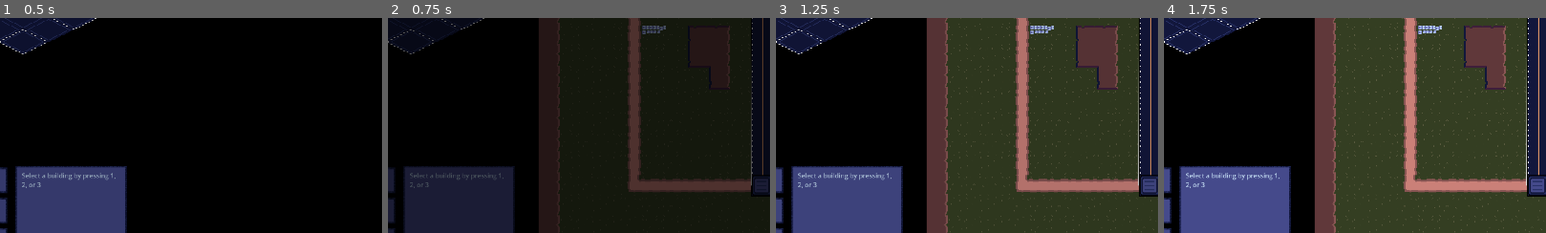
Above: before the commit, frames 1-4 (left to right).
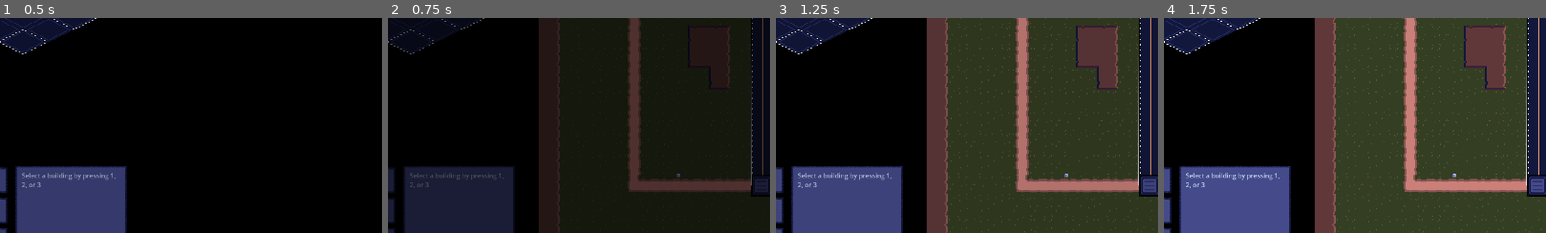
Above: after the commit, the same moments.

Repository: ClemiDouce/halloween-game-jam-2026
Game: Godot game, scene res://scenes/world.tscn
The game is run twice, just before and just after one commit, with the same random seed, the same clock (stepped at 60 frames per second) and the same inputs.
Inputs:
- Up to frame 1 (0.5 s): no input
- Up to frame 2 (0.75 s): click "Play" at 0.5 s
- Up to frame 3 (1.25 s): no input
- Up to frame 4 (1.75 s): tap Enter at 1.25 s; hold Up (ui_up) from 1.28 s (still down); tap D (destroy_building) at 1.35 s
The pictures show only the part of the screen within x 14-64%, y 43-93%; the shares and areas given below are measured in that part.

Frame 1 is identical in both runs. In frame 2, 0.2% of the frame differs, in the area x 66-77%, y 3-74%; in frame 3, 0.2%, in the area x 66-77%, y 3-75%; in frame 4, 0.2%.

Commit message:
add gatherer mecanic

Diff:
--- /dev/null
+++ b/assets/art/energy_gathering_texture.tres
@@ -0,0 +1,11 @@
+[gd_resource type="AnimatedTexture" format=3 uid="uid://bcqsj7gjkuc74"]
+
+[ext_resource type="Texture2D" uid="uid://dqdh2xl47prk4" path="res://assets/art/gather_attack.png" id="1_mrrmo"]
+[ext_resource type="Texture2D" uid="uid://jpvsya7nq1la" path="res://assets/art/gather_attack_reverse.png" id="2_cdaut"]
+
+[resource]
+frames = 2
+frame_0/texture = ExtResource("1_mrrmo")
+frame_0/duration = 0.1
+frame_1/texture = ExtResource("2_cdaut")
+frame_1/duration = 0.1
--- a/data/units/gatherer.tres
+++ b/data/units/gatherer.tres
@@ -21,7 +21,8 @@
 [resource]
 script = ExtResource("1_bi0t2")
 speed = 25.0
-trail_length = 15
+trail_length = 30
+cost = 100
 texture = Dictionary[int, Texture]({
 0: SubResource("AtlasTexture_3w17c"),
 1: SubResource("AtlasTexture_3t3li")
@@ -29,5 +30,7 @@
 input_keyboard = SubResource("InputEventKey_khgx2")
 button_icon = ExtResource("1_idl76")
 unit_name = "Gatherer"
+attack_range = 25.0
 body_type = 1
+damage_type = 2
 metadata/_custom_type_script = "uid://ctxaornc1ibjt"
--- a/project.godot
+++ b/project.godot
@@ -61,6 +61,7 @@
 
 2d_physics/layer_5="player_entity"
 2d_physics/layer_6="hostile_entity"
+2d_physics/layer_7="mineral"
 
 [rendering]
 
--- a/scenes/overworld.tscn
+++ b/scenes/overworld.tscn
@@ -5,7 +5,8 @@
 [ext_resource type="PackedScene" uid="uid://sowlhrxuy5vt" path="res://scenes/base_entity.tscn" id="5_dbwep"]
 [ext_resource type="Script" uid="uid://dlpfa2ms4acpk" path="res://scripts/data/base_data.gd" id="6_fuc0k"]
 [ext_resource type="Script" uid="uid://b53fi0c8w7xjc" path="res://scripts/path/unit_path.gd" id="8_pss1p"]
-[ext_resource type="PackedScene" uid="uid://beyvtnjiic24u" path="res://scenes/overworld/crystal_cluster.tscn" id="9_e184d"]
+[ext_resource type="Texture2D" uid="uid://y8ep32g2xixa" path="res://assets/art/tiles/overworld/crystal.png" id="9_nesqq"]
+[ext_resource type="PackedScene" uid="uid://ck7a5eya7khbg" path="res://scenes/entity_hitbox.tscn" id="10_lsky2"]
 [ext_resource type="Script" uid="uid://cgyk0r65c3y0b" path="res://scripts/ai_controller.gd" id="11_lsky2"]
 [ext_resource type="Script" uid="uid://d3nq8uvycb5nh" path="res://scripts/base_building/base_manager.gd" id="12_255p0"]
 [ext_resource type="Resource" uid="uid://ddwexcejudwcx" path="res://data/waves/level_1.tres" id="14_fuc0k"]
@@ -111,6 +112,13 @@
 script = ExtResource("12_255p0")
 metadata/_custom_type_script = "uid://d3nq8uvycb5nh"
 
-[node name="CrystalCluster" parent="." unique_id=2093158083 instance=ExtResource("9_e184d")]
-position = Vector2(158, 291)
-count = 12
+[node name="Crystals" type="Node2D" parent="." unique_id=1097973060]
+
+[node name="Sprite2D" type="Sprite2D" parent="Crystals" unique_id=1854512514]
+position = Vector2(210.12411, 511.76645)
+texture = ExtResource("9_nesqq")
+
+[node name="EntityHitbox" parent="Crystals/Sprite2D" unique_id=957708440 node_paths=PackedStringArray("sprite") instance=ExtResource("10_lsky2")]
+position = Vector2(0.7750244, 0.7750244)
+collision_layer = 64
+sprite = NodePath("..")
--- a/scenes/unit_entity.tscn
+++ b/scenes/unit_entity.tscn
@@ -1,13 +1,19 @@
 [gd_scene format=3 uid="uid://bybp5w4ae511b"]
 
 [ext_resource type="Script" uid="uid://dnq0x8ta4eayy" path="res://scripts/units/unit_entity.gd" id="1_oir76"]
-[ext_resource type="Texture2D" uid="uid://bi6uc33hfi1mt" path="res://assets/art/units/plane.png" id="2_gnti6"]
+[ext_resource type="Texture2D" uid="uid://cldp6dsof66rj" path="res://assets/art/units/gatherer.png" id="2_7opfq"]
 [ext_resource type="PackedScene" uid="uid://ck7a5eya7khbg" path="res://scenes/entity_hitbox.tscn" id="3_0uryg"]
 [ext_resource type="Script" uid="uid://th76u6xf6i43" path="res://scripts/component/trail2d.gd" id="3_m0sb2"]
 [ext_resource type="Script" uid="uid://crsfuur24ulp1" path="res://scripts/component/squish_component.gd" id="6_5q6hg"]
 [ext_resource type="Script" uid="uid://dj2pkpuo0ajdu" path="res://scripts/component/flash_component.gd" id="6_mcm0o"]
 [ext_resource type="Script" uid="uid://dlo6w10dedy5" path="res://scripts/bullet_animation.gd" id="7_5q6hg"]
 [ext_resource type="Texture2D" uid="uid://b8dgiga47nslb" path="res://assets/art/bullets/bullet_0003.png" id="7_gnti6"]
+[ext_resource type="Texture2D" uid="uid://y8ep32g2xixa" path="res://assets/art/tiles/overworld/crystal.png" id="9_cbjl1"]
+[ext_resource type="Texture2D" uid="uid://bcqsj7gjkuc74" path="res://assets/art/energy_gathering_texture.tres" id="10_cbjl1"]
+
+[sub_resource type="AtlasTexture" id="AtlasTexture_cbjl1"]
+atlas = ExtResource("2_7opfq")
+region = Rect2(16, 0, 16, 16)
 
 [sub_resource type="CircleShape2D" id="CircleShape2D_n45qs"]
 resource_local_to_scene = true
@@ -90,7 +96,37 @@
 
 [node name="Sprite2D" type="Sprite2D" parent="Root" unique_id=1701573652]
 unique_name_in_owner = true
-texture = ExtResource("2_gnti6")
+texture = SubResource("AtlasTexture_cbjl1")
+
+[node name="GathererVisual" type="Node2D" parent="Root" unique_id=318639927]
+
+[node name="MineralSprite" type="Sprite2D" parent="Root/GathererVisual" unique_id=1047948284]
+unique_name_in_owner = true
+visible = false
+position = Vector2(4, 0)
+texture = ExtResource("9_cbjl1")
+
+[node name="Bolts" type="Node2D" parent="Root/GathererVisual" unique_id=250680581]
+unique_name_in_owner = true
+visible = false
+
+[node name="GatherBoltLeft" type="Line2D" parent="Root/GathererVisual/Bolts" unique_id=1667252052]
+unique_name_in_owner = true
+texture_repeat = 2
+position = Vector2(4, -3)
+points = PackedVector2Array(0, 0, 10, 3)
+width = 2.0
+texture = ExtResource("10_cbjl1")
+texture_mode = 1
+
+[node name="GatherBoltRight" type="Line2D" parent="Root/GathererVisual/Bolts" unique_id=152039375]
+unique_name_in_owner = true
+texture_repeat = 2
+position = Vector2(4, 4)
+points = PackedVector2Array(0, 0, 10, -4)
+width = 2.0
+texture = ExtResource("10_cbjl1")
+texture_mode = 1
 
 [node name="Hitbox" parent="." unique_id=957708440 node_paths=PackedStringArray("sprite") instance=ExtResource("3_0uryg")]
 unique_name_in_owner = true
@@ -99,6 +135,7 @@
 
 [node name="AttackArea" type="Area2D" parent="." unique_id=999397715]
 unique_name_in_owner = true
+collision_layer = 0
 monitorable = false
 
 [node name="AttackShape" type="CollisionShape2D" parent="AttackArea" unique_id=1184875121]
@@ -109,6 +146,7 @@
 [node name="MoveTrail" type="Line2D" parent="." unique_id=1460968029]
 show_behind_parent = true
 z_index = -1
+points = PackedVector2Array(-7, 9, -7, 9, -7, 9, -7, 9, -7, 9, -7, 9, -7, 9, -7, 9, -7, 9, -7, 9, -7, 9, -7, 9, -7, 9, -7, 9, -7, 9, -7, 9, -7, 9, -7, 9, -7, 9, -7, 9)
 width = 5.0
 width_curve = SubResource("Curve_gnti6")
 script = ExtResource("3_m0sb2")
--- a/scripts/combat_data.gd
+++ b/scripts/combat_data.gd
@@ -2,6 +2,7 @@
 
 const PLAYER_COLLISION_LAYER = 16
 const HOSTILE_COLLISION_LAYER = 32
+const MINERAL_COLLISION_LAYER = 64
 
 enum Team {
 	PLAYER,
@@ -12,11 +13,10 @@
 	HUMAN,
 	ARMORED,
 	STRUCTURE
-
 	}
 
 enum DamageType {
 	BULLET,
-	EXPLOSIVE
-
+	EXPLOSIVE,
+	EXPLOIT
 	}
--- a/scripts/path/unit_path.gd
+++ b/scripts/path/unit_path.gd
@@ -22,8 +22,3 @@
 
 func get_end_position():
 	return point_list[end_index].global_position
-
-func create_line_visualiser():
-	var line = Line2D.new()
-	line.default_color
-	add_child(line)
--- a/scripts/units/unit_entity.gd
+++ b/scripts/units/unit_entity.gd
@@ -13,6 +13,14 @@
 @onready var animation_player: AnimationPlayer = %AnimationPlayer
 @onready var bullet_sprite: BulletAnimation = %BulletSprite
 
+# Gatherer Sprite
+@onready var gather_bolt_left: Line2D = %GatherBoltLeft
+@onready var gather_bolt_right: Line2D = %GatherBoltRight
+@onready var mineral_sprite: Sprite2D = %MineralSprite
+@onready var bolts: Node2D = %Bolts
+
+@export var gathering_delay := 1.2
+var gathering_time := 0.
 
 var team : CombatData.Team
 var dead := false
@@ -32,8 +40,12 @@
 var _animation_timer: float = 0.
 var _atlas: AtlasTexture = null
 
-enum UnitState {IDLE, MOVING, ATTACKING}
+enum UnitState {IDLE, MOVING, ATTACKING, GATHERING}
 var state : UnitState = UnitState.MOVING
+var have_mineral := false
+
+var is_gather_unit: bool:
+	get(): return unit_data.damage_type == CombatData.DamageType.EXPLOIT
 
 func set_unit(unit: UnitResource, _path: UnitPath, _team: CombatData.Team):
 	unit_data = unit
@@ -45,7 +57,6 @@
 	if unit.shader:
 		sprite.material = unit.shader
 	move_trail.length = unit.trail_length
-	#move_trail.width = unit.trail_width
 
 	if _team in unit.texture:
 		if unit.texture[_team] is AtlasTexture:
@@ -66,7 +77,11 @@
 		target_position = path.get_previous_point(path_index)
 
 	hitbox.collision_layer = CombatData.PLAYER_COLLISION_LAYER if team == CombatData.Team.PLAYER else CombatData.HOSTILE_COLLISION_LAYER
-	attack_area.collision_mask = CombatData.HOSTILE_COLLISION_LAYER if team == CombatData.Team.PLAYER else CombatData.PLAYER_COLLISION_LAYER
+
+	if is_gather_unit:
+		attack_area.collision_mask = CombatData.MINERAL_COLLISION_LAYER
+	else:
+		attack_area.collision_mask = CombatData.HOSTILE_COLLISION_LAYER if team == CombatData.Team.PLAYER else CombatData.PLAYER_COLLISION_LAYER
 	# Offset
 	root.position = Vector2(
 		randi_range(-10, 10),
@@ -90,12 +105,28 @@
 		UnitState.MOVING:
 			if self.global_position.is_equal_approx(target_position):
 				if team == CombatData.Team.PLAYER:
-					path_index += 1
-					target_position = path.get_next_point(path_index)
-				else:
+					if is_gather_unit and have_mineral:
+						path_index -= 1
+						target_position = path.get_previous_point(path_index)
+					else:
+						path_index += 1
+						target_position = path.get_next_point(path_index)
+				elif team == CombatData.Team.HOSTILE:
 					path_index -= 1
 					target_position = path.get_previous_point(path_index)
 				if target_position == Vector2.INF:
+					if is_gather_unit:
+						if team == CombatData.Team.PLAYER:
+							if path_index <= 0:
+								print("Here some mineral")
+								have_mineral = false
+								mineral_sprite.hide()
+								attack_target = null
+								path_index += 1
+								target_position = path.get_next_point(path_index)
+								return
+						else:
+							pass
 					state = UnitState.IDLE
 					return
 			root.rotation = lerp_angle(root.rotation, global_position.direction_to(target_position).angle(), delta * 10)
@@ -123,6 +154,26 @@
 					bullet_sprite.shoot(attack_target.sprite.global_position)
 					attack_target.get_damage(self.unit_data)
 					animation_player.play("squish")
+		UnitState.GATHERING:
+			root.rotation = lerp_angle(root.rotation, global_position.direction_to(attack_target.global_position).angle(), delta * 10)
+			var local_mineral_position = to_local(attack_target.global_position)
+			gather_bolt_left.points = [Vector2.ZERO, gather_bolt_left.to_local(attack_target.global_position)]
+			gather_bolt_right.points = [Vector2.ZERO, gather_bolt_right.to_local(attack_target.global_position)]
+			gathering_time += delta
+			if gathering_time >= gathering_delay:
+				mineral_sprite.show()
+				bolts.hide()
+				gathering_time = 0.
+				have_mineral = true
+				target_position = path.get_previous_point(path_index+1)
+				state = UnitState.MOVING
+
+func change_to_gathering(mineral_target: Hitbox):
+	attack_target = mineral_target
+	state = UnitState.GATHERING
+	#gather_bolt_left.points = [Vector2.ZERO, local_mineral_position]
+	#gather_bolt_right.points = [Vector2.ZERO, local_mineral_position]
+	bolts.show()
 
 
 
@@ -132,8 +183,13 @@
 	if attack_target != null:
 		return
 
-	attack_target = area
-	state = UnitState.ATTACKING
+	if is_gather_unit:
+		change_to_gathering(area)
+	else:
+		attack_target = area
+		state = UnitState.ATTACKING
+
+
 
 func _process_animation(delta: float) -> void:
 	if not _atlas or state != UnitState.MOVING:
Binary file added: assets/art/gather_attack.png
Not shown, added: assets/art/gather_attack.png.import
Binary file added: assets/art/gather_attack_reverse.png
Not shown, added: assets/art/gather_attack_reverse.png.import
